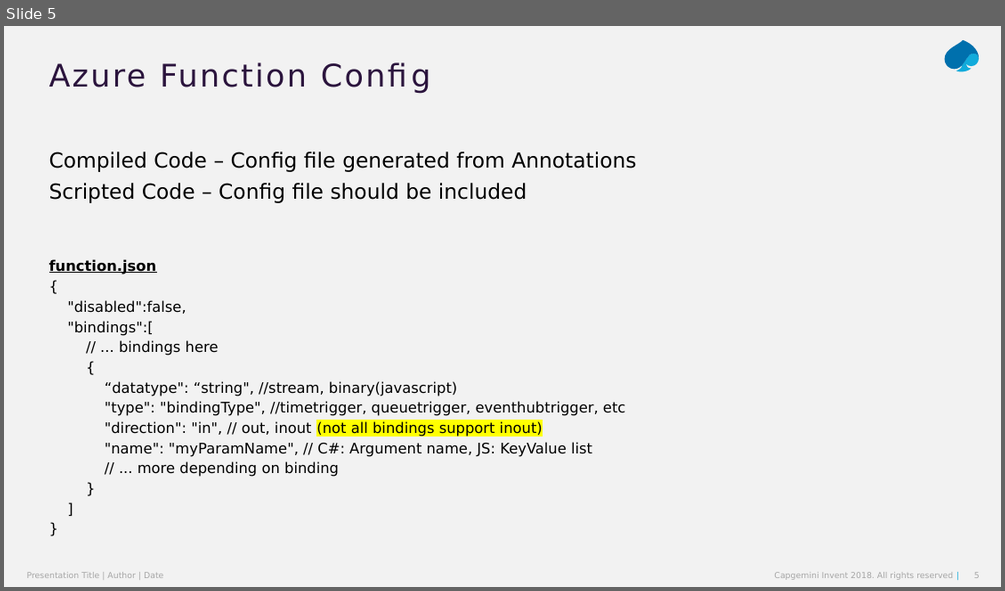
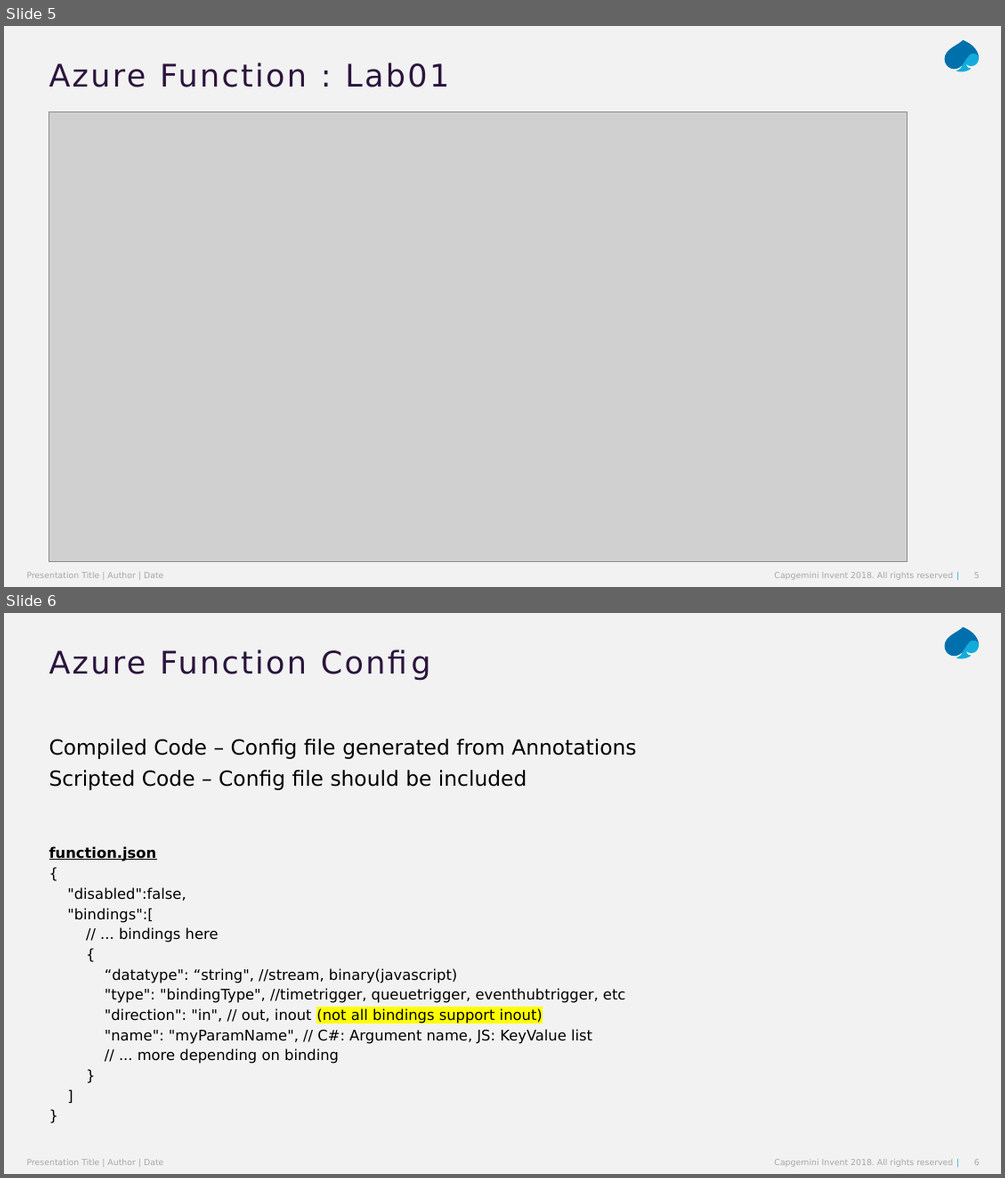
Before and after one commit to koushik-aravalli/az-function-lab, a slide deck: Azure-Function-203.pptx. Shown one above the other, each under a label of ours: slide 5 before the commit, slides 5 and 6 after it. The pictures are 1005x591 and 1005x1178 pixels, drawn with LibreOffice and Linux fonts; fonts in the diff are those of the drawing; grey boxes stand for pictures. Boxes give left, top, right and bottom in pixels: in the first picture for what was removed or moved away, otherwise in the second. Text is boxed around its words. In the diff, an @@ line names an element or a change of style, - is before the commit and + after.

```diff
--- a/Azure-Function-203.pptx
+++ b/Azure-Function-203.pptx
@@ slide 5 added at <box>4,26,1001,587</box>, background #F2F2F2; not listed: 5 template elements that a slide beside it also shows @@
@@ title added at <box>49,62,449,87</box>, 30 pt, text #2B143D @@
+Azure Function : Lab01
@@ picture added at <box>48,112,907,562</box> @@
@@ what was slide 5 is now slide 6 @@
```
Also in this commit, not shown: 2 other files.
